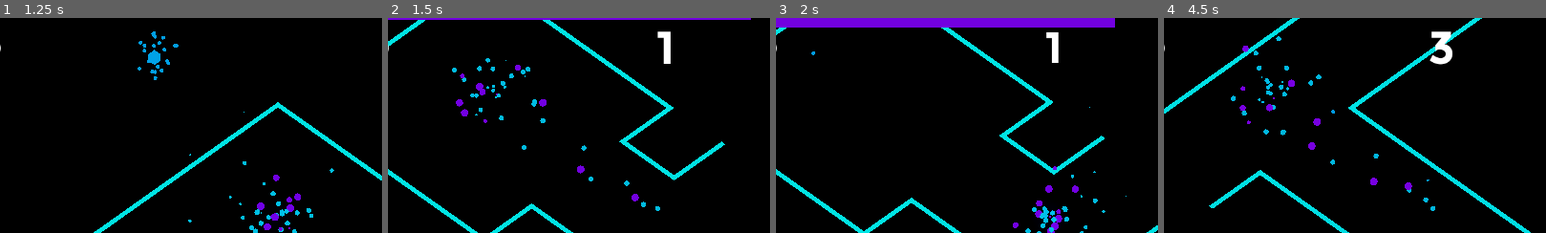
Above: before the commit, frames 1-4 (left to right).
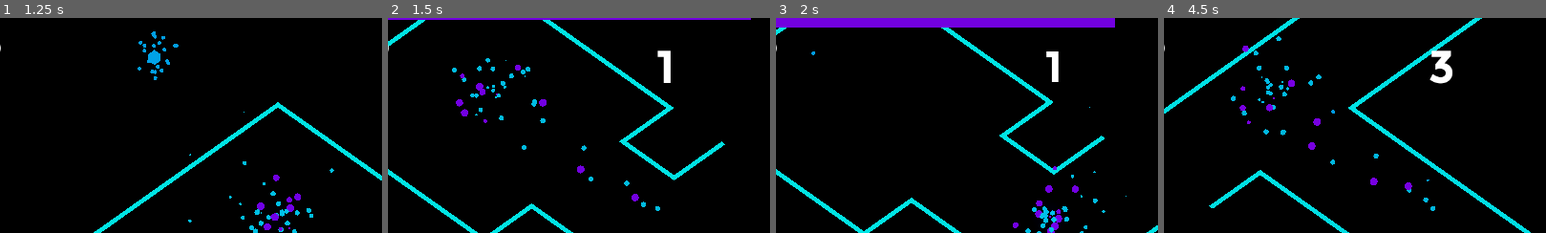
Above: after the commit, the same moments.

Repository: Pomoc48/iso-game
Game: Godot game, scene res://scenes/Level.tscn
Same seed, same stepped clock (60 frames per second), same inputs: the game is played once before the commit and once after it.
Inputs (mouse positions are % of the whole screen's width and height, from its top left):
- Up to frame 1 (1.25 s): click (10, 61) at 0.5 s
- Up to frame 2 (1.5 s): click (26, 82) at 1.25 s
- Up to frame 3 (2 s): no input
- Up to frame 4 (4.5 s): click (74, 82) at 2 s; click (90, 62) at 2.75 s; click (10, 61) at 3.5 s; click (26, 82) at 4.25 s
The pictures show only the part of the screen within x 14-64%, y 0-50%; the shares and areas given below are measured in that part.

Frame 1 is identical in both runs. In frame 2, 0.5% of the frame differs, in the area x 70-74%, y 6-31%; in frame 3, 0.4%; in frame 4, 0.9%, in the area x 69-76%, y 6-31%.

Commit message:
Fix camera rotation animation

Diff:
--- a/scenes/Level.tscn
+++ b/scenes/Level.tscn
@@ -284,7 +284,7 @@
 offset_top = -630.0
 offset_right = 890.0
 offset_bottom = -380.0
-rotation = 0.733038
+rotation = 1.5708
 scale = Vector2(0.75, 0.75)
 pivot_offset = Vector2(-500, 0)
 
@@ -321,7 +321,7 @@
 offset_top = -626.0
 offset_right = -307.0
 offset_bottom = -376.0
-rotation = -0.733038
+rotation = -1.5708
 scale = Vector2(0.75, 0.75)
 pivot_offset = Vector2(1080, 0)
 
@@ -367,8 +367,9 @@
 anchor_left = 0.5
 anchor_right = 0.5
 offset_left = -100.0
+offset_top = 32.0
 offset_right = 100.0
-offset_bottom = 100.0
+offset_bottom = 132.0
 grow_horizontal = 2
 theme_override_fonts/font = SubResource("5")
 label_settings = SubResource("LabelSettings_fpqne")
--- a/scripts/Player.gd
+++ b/scripts/Player.gd
@@ -46,25 +46,17 @@
 	_bounce_player.play(animation)
 
 
-# func rotate_camera_by(rotations):
-# 	var clockwise = Globals.get_random_bool()
+func rotate_camera_by(rotations):
+	var clockwise = Globals.get_random_bool()
 
-# 	if clockwise:
-# 		Globals.camera_rotation += rotations
-# 	else:
-# 		Globals.camera_rotation -= rotations
+	if clockwise:
+		Globals.camera_rotation += rotations
+	else:
+		Globals.camera_rotation -= rotations
 
-# 	# Globals.camera_rotation = posmod(Globals.camera_rotation, 3)
-# 	# Can improve
+	Globals.camera_rotation = posmod(Globals.camera_rotation, 4)
 
-# 	if Globals.camera_rotation > 3:
-# 		Globals.camera_rotation -= 4
-
-# 	if Globals.camera_rotation < 0:
-# 		Globals.camera_rotation += 4
-
-# 	_level.toggle_controls(false)
-# 	_play_camera_rotation_animation(clockwise, rotations)
+	_play_camera_rotation_animation(clockwise, rotations)
 
 
 # func _play_game_over_animation(animation):
@@ -74,44 +66,28 @@
 # 	_animation.play(animation)
 
 
-# func _play_camera_rotation_animation(clockwise, rotations):
-# 	var rotate_by = 90 * rotations
-# 	# More rotations take longer
-# 	var time = rotations * Globals.animation_speed * 1.5
+func _play_camera_rotation_animation(clockwise, rotations):
+	var rotate_by = 90 * rotations
+	# More rotations take longer
+	var time = rotations * Globals.animation_speed * 1.5
 
-# 	var new_rotation = self.rotation_degrees
+	var new_rotation = self.rotation_degrees
 
-# 	if clockwise:
-# 		new_rotation.y += rotate_by
-# 	else:
-# 		new_rotation.y -= rotate_by
+	if clockwise:
+		new_rotation.y += rotate_by
+	else:
+		new_rotation.y -= rotate_by
 
-# 	_play_tween_animation("rotation_degrees", new_rotation, time)
+	var tween = self.create_tween()
 
-
-# func _play_tween_animation(type, new_vector, time):
-# 	_result = _tween.interpolate_property(self, type, null,
-# 			new_vector, time, Tween.TRANS_SINE)
-# 	_result = _tween.start()
+	tween.set_trans(Tween.TRANS_SINE)
+	tween.tween_property(self, "rotation_degrees", new_rotation, time)
+	tween.tween_callback(func(): Globals.player_can_move = true)
 
 
 # func _is_game_over_animation(animation) -> bool:
 # 	return animation == "camera_up" or animation == "camera_up_long"
 
 
-# # Reenable controls
-# func _on_tween_animation_finished():
-# 	# Update global position at the end of animation
-# 	Globals.player_position = self.position
-# 	_level.toggle_controls(true)
-
-
-# func _on_spatial_animation_finished(animation):
-# 	if _is_game_over_animation(animation):
-# 		_result = get_tree().reload_current_scene()
-# 	else:
-# 		_level.toggle_controls(true)
-
-
 func _on_bounce_player_animation_finished(_anim_name):
 	Globals.player_can_move = true
